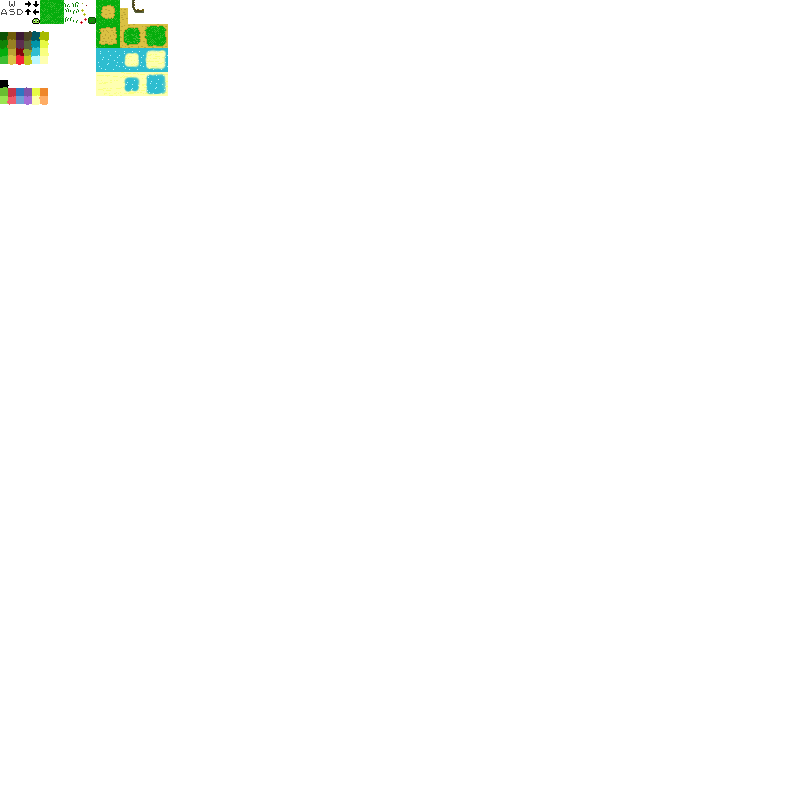
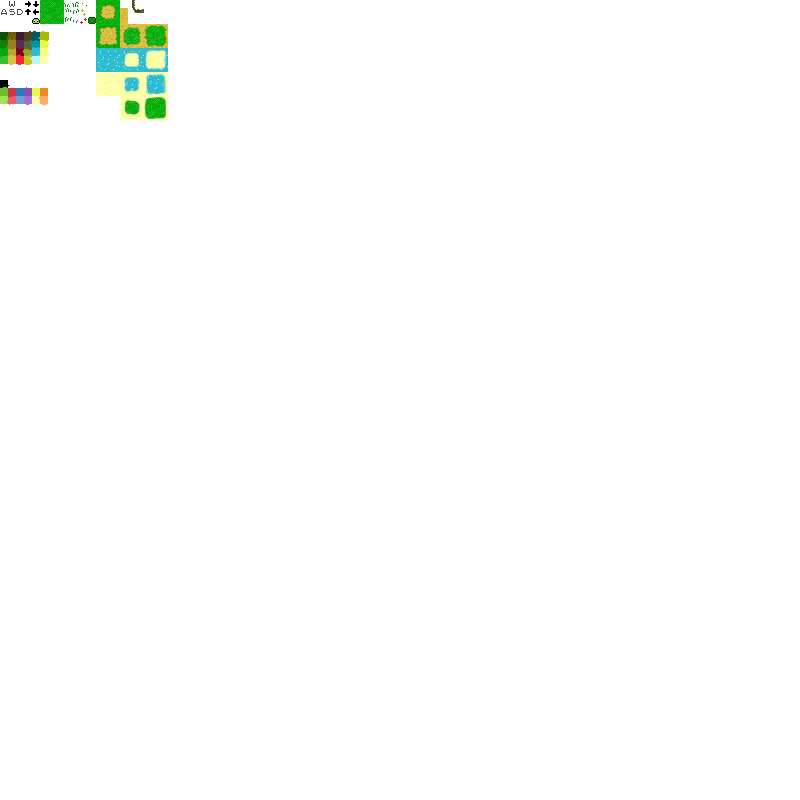
Layered file, before and after one edit (800 x 800). Changes by layer:
removed layer "water" over <box>120,96,168,120</box>
removed layer "path" over <box>120,96,168,120</box>
added layer "terrain" above "weed and flowers" over <box>120,96,168,120</box>
